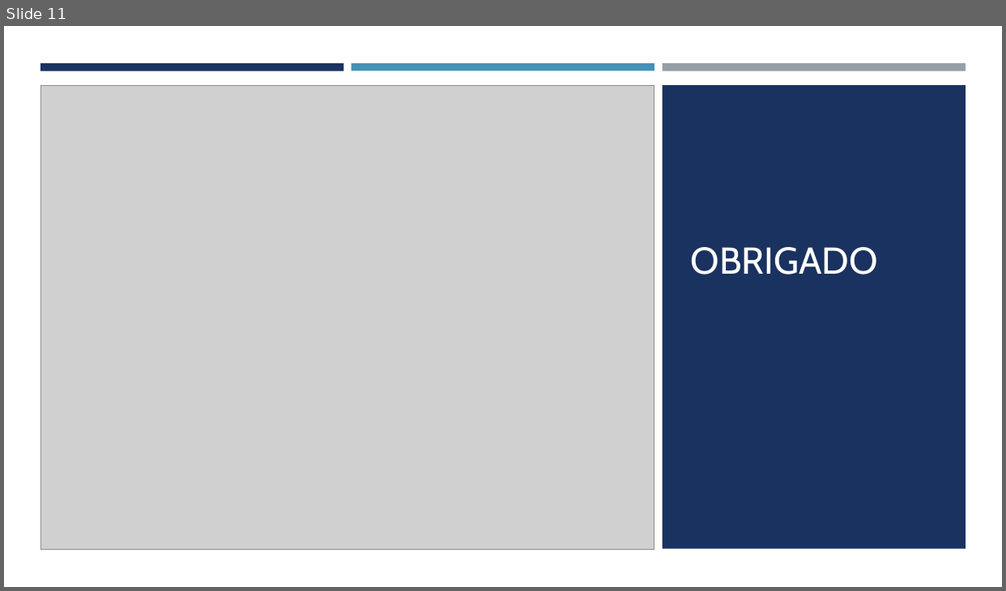
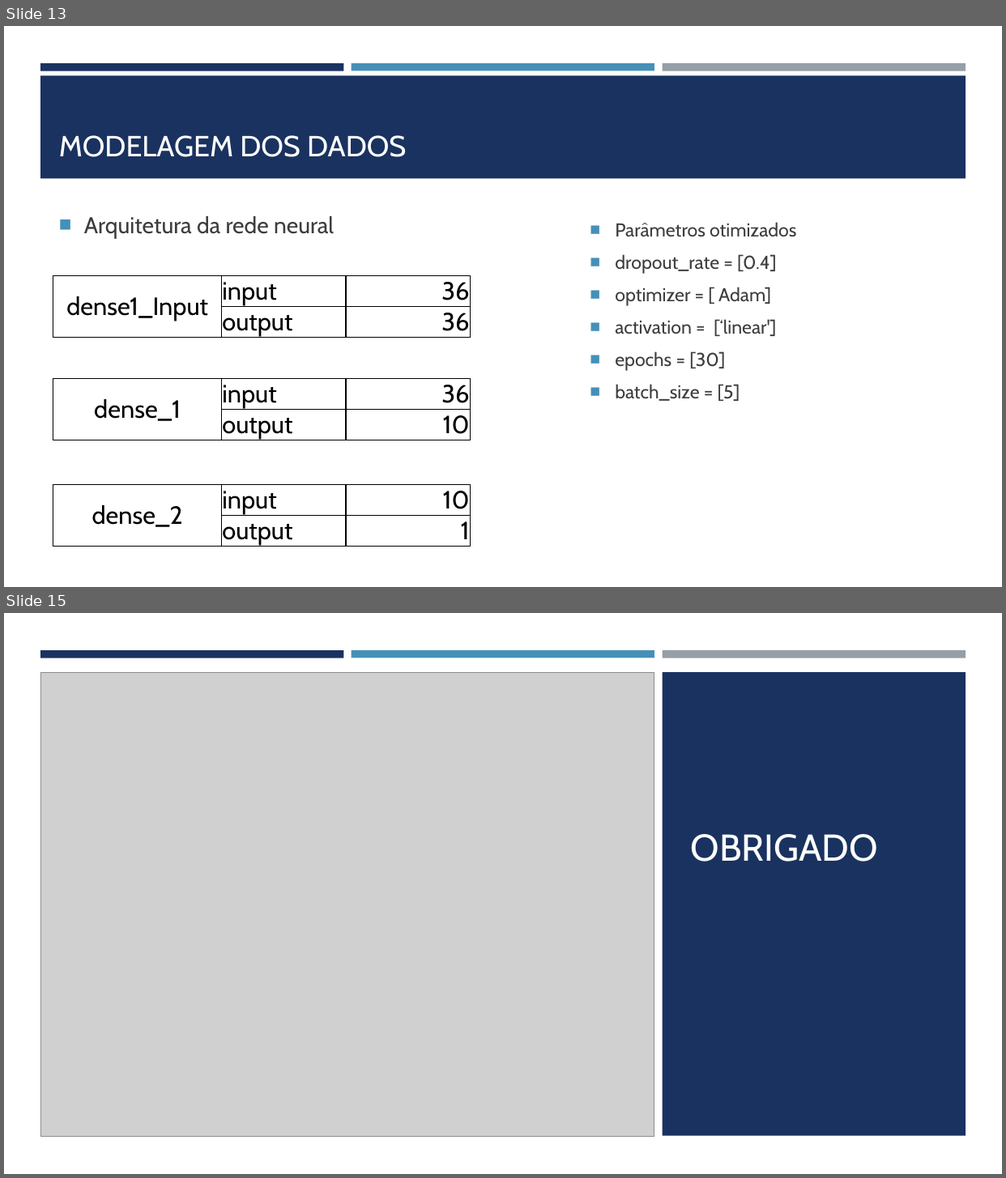
Before and after one commit to patricia-salles/sin5006, a slide deck: forest_fires/ApresentaçãoModelo.pptx. Shown one above the other, each under a label of ours: slide 11 before the commit, slides 13 and 15 after it; the slides between them are not shown. The pictures are 1006x591 and 1006x1178 pixels, drawn with LibreOffice and Linux fonts; fonts in the diff are those of the drawing; grey boxes stand for pictures. Boxes give left, top, right and bottom in pixels: in the first picture for what was removed or moved away, otherwise in the second. Text is boxed around its words. In the diff, an @@ line names an element or a change of style, - is before the commit and + after.

```diff
--- a/forest_fires/ApresentaçãoModelo.pptx
+++ b/forest_fires/ApresentaçãoModelo.pptx
@@ slide 13 added at <box>4,26,1002,587</box>, background #FFFFFF @@
@@ rectangle added at <box>40,63,344,71</box>, fill #1A3260 @@
@@ rectangle added at <box>351,63,654,71</box>, fill #4590B8 @@
@@ rectangle added at <box>662,63,965,71</box>, fill #969FA7 @@
@@ rectangle added at <box>40,75,966,179</box>, fill #1A3260 @@
@@ title added at <box>59,135,406,157</box>, 28 pt, text #FFFFFF @@
+MODELAGEM DOS DADOS
@@ text added at <box>84,216,334,238</box>, 22 pt, text #3D3D3D @@
+■ Arquitetura da rede neural
@@ text added at <box>615,222,796,401</box>, 18 pt, text #3D3D3D @@
+■ Parâmetros otimizados
+■ dropout_rate = [0.4]
+■ optimizer = [ Adam]
+■ activation = [‘linear']
+■ epochs = [30]
+■ batch_size = [5]
@@ table added at <box>53,276,471,339</box>, 2 rows, 3 columns @@
+dense1_Input | input | 36
+ | output | 36
@@ table added at <box>53,378,471,442</box>, 2 rows, 3 columns @@
+dense_1 | input | 36
+ | output | 10
@@ table added at <box>53,485,471,548</box>, 2 rows, 3 columns @@
+dense_2 | input | 10
+ | output | 1
@@ what was slide 11 is now slide 15 @@
```
Also in this commit, not shown: 1 slide changed, 3 other slides added, 1 other file.
